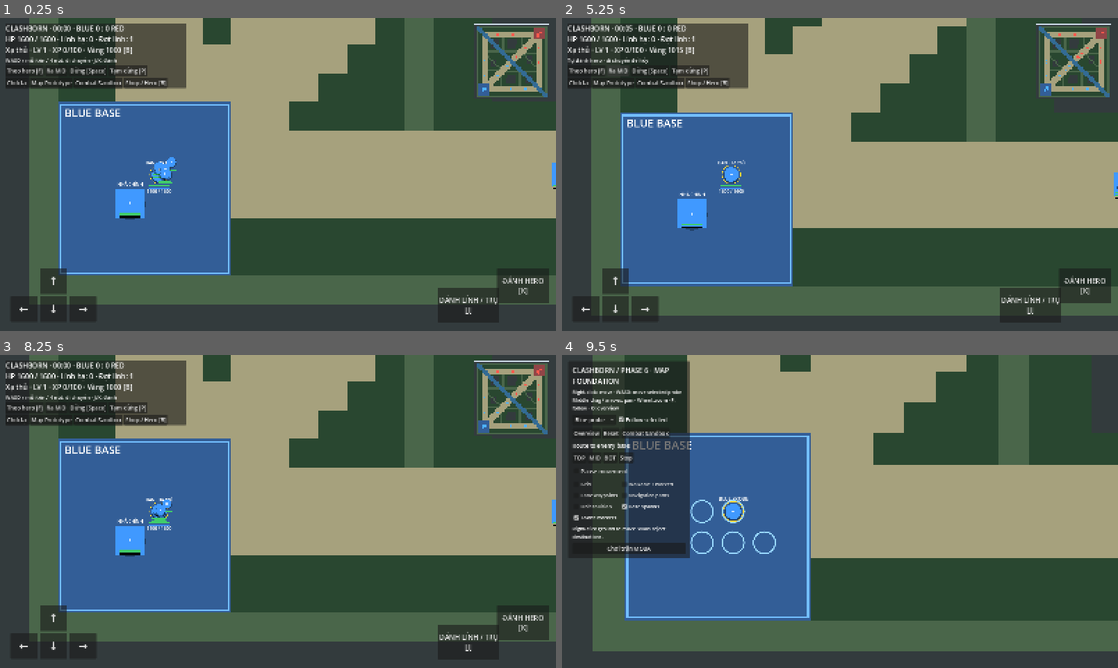
Above: before the commit, frames 1-4 (two rows, left to right).
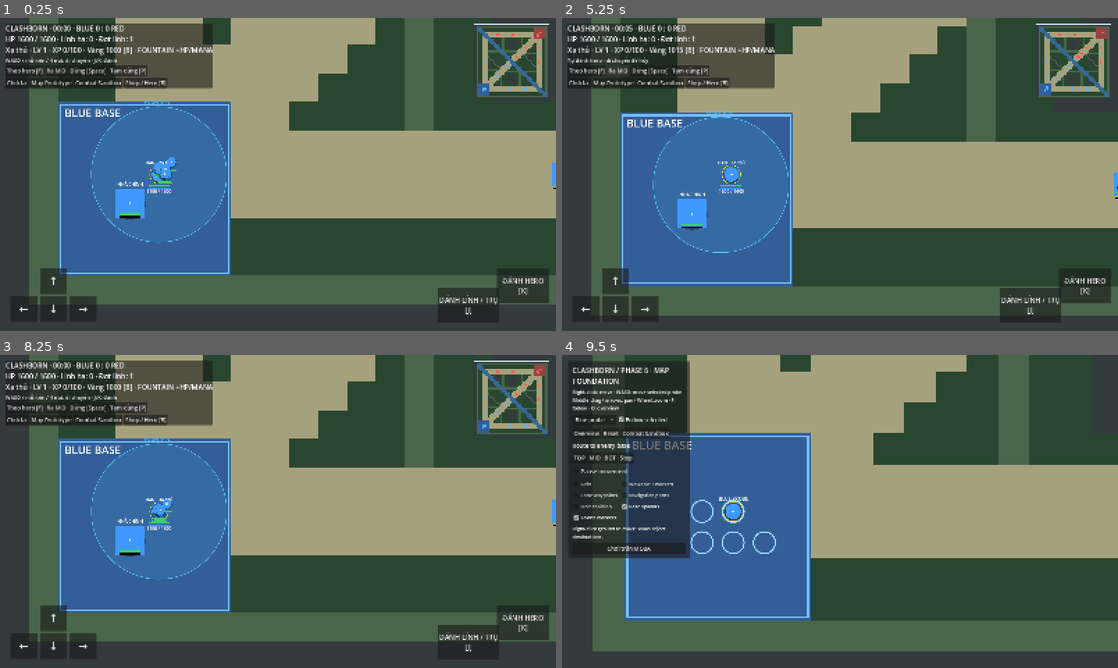
Above: after the commit, the same moments.

Repository: langhoangtien/clash-born
Game: Godot game, scene res://scenes/match/moba_match.tscn
Two runs of this game, one before a commit and one after it. Both use one fixed random seed, a clock stepped at 60 frames per second and the inputs below.
Inputs (mouse positions are in pixels of both pictures, inside the frame that each line leads up to):
- Up to frame 1 (0.25 s): no input
- Up to frame 2 (5.25 s): click "←" at 0.5 s; click "↓" at 1.25 s; click "→" at 2 s; click "ĐÁNH LÍNH / TRỤ [J]" at 2.75 s; click "ĐÁNH HERO [K]" at 3.5 s; click "Theo hero [F]" at 4.25 s; click "Ra MID" at 5 s
- Up to frame 3 (8.25 s): tap Enter at 5.75 s; drag from (511, 398) to (333, 442) at 5.77 s; click "Dừng [Space]" at 6.5 s; click "Tạm dừng [P]" at 7.25 s; click "Chơi lại" at 8 s
- Up to frame 4 (9.5 s): click "Map Prototype" at 8.75 s

The runs differ from the first frame. In frame 1, 1.3% of the frame differs, in the area x 16-41%, y 1-72%; in frame 2, 1.3%, in the area x 16-41%, y 1-76%; in frame 3, 1.3%; in frame 4, nothing differs.

Commit message:
Add fast allied fountain health and mana regeneration

Diff:
--- /dev/null
+++ b/scripts/match/fountain_view.gd
@@ -0,0 +1,11 @@
+extends Node2D
+var layout: MapLayout
+var settings: MatchSettings
+
+func _draw() -> void:
+	for team in range(2):
+		var center := layout.spawn_points(team)[0]
+		var color := Color(0.3, 0.75, 1) if team == 0 else Color(1, 0.4, 0.45)
+		draw_circle(center, settings.fountain_radius, Color(color, 0.12))
+		draw_arc(center, settings.fountain_radius, 0, TAU, 64, color, 3, true)
+		draw_string(ThemeDB.fallback_font, center + Vector2(-65, -settings.fountain_radius - 12), "FOUNTAIN", HORIZONTAL_ALIGNMENT_LEFT, -1, 22, color)
--- a/scripts/match/match_settings.gd
+++ b/scripts/match/match_settings.gd
@@ -21,6 +21,9 @@
 @export var tower_xp: int = 150
 @export var tower_gold: int = 250
 @export var sell_refund: float = 0.5
+@export var fountain_radius: float = 300.0
+@export var fountain_hp_fraction_per_second: float = 0.20
+@export var fountain_mana_fraction_per_second: float = 0.25
 @export var melee_creep: UnitStats
 @export var ranged_creep: UnitStats
 @export var tower: UnitStats
--- a/scripts/match/moba_match.gd
+++ b/scripts/match/moba_match.gd
@@ -60,6 +60,12 @@
 		var cell: Vector2 = layout.tower_cells[index]
 		var team := 0 if cell.y > cell.x else 1
 		_spawn("tower_%02d" % index, team, settings.tower, layout.cell_center(Vector2i(cell)), "tower")
+	var fountain_view := Node2D.new()
+	fountain_view.set_script(preload("res://scripts/match/fountain_view.gd"))
+	fountain_view.layout = layout
+	fountain_view.settings = settings
+	add_child(fountain_view)
+	move_child(fountain_view, 2) # Above terrain, below unit views.
 	var projectile_view := Node2D.new()
 	projectile_view.set_script(preload("res://scripts/ui/projectile_view.gd"))
 	projectile_view.combat = combat
@@ -148,6 +154,7 @@
 			var categories: Array = ["hero", "creep", "tower", "core"] if info.kind == "hero" else ["creep", "hero", "tower", "core"]
 			var target := _choose_target(info, categories, settings.aggro_range)
 			_drive_target(info, target, tick)
+	_heal_fountains()
 	var events := combat.step()
 	for event in events:
 		if event.kind == "damage" and entities.has(event.target_unit_id):
@@ -164,6 +171,18 @@
 		if not cores[team].runtime.alive:
 			_end_match(1 - team)
 			break
+
+func in_fountain(unit: UnitRuntimeState) -> bool:
+	return unit.alive and unit.position.distance_to(layout.spawn_points(unit.team_id)[0]) <= settings.fountain_radius
+
+func _heal_fountains() -> void:
+	for hero in progression.values():
+		var unit: UnitRuntimeState = hero.unit
+		if not in_fountain(unit): continue
+		var before := unit.current_hp
+		unit.current_hp = minf(unit.stats.max_hp, unit.current_hp + unit.stats.max_hp * settings.fountain_hp_fraction_per_second * SimulationClock.TICK_SECONDS)
+		unit.current_mana = minf(unit.stats.max_mana, unit.current_mana + unit.stats.max_mana * settings.fountain_mana_fraction_per_second * SimulationClock.TICK_SECONDS)
+		combat.metrics.by_unit[unit.unit_id].healing_received += unit.current_hp - before
 
 func _actors() -> Array[MapUnit]:
 	var result: Array[MapUnit] = []
@@ -391,6 +410,7 @@
 	hud.text = "CLASHBORN · %02d:%02d · BLUE %d : %d RED\nHP %.0f / %.0f · Lính hạ: %d · Đợt lính: %d" % [combat.tick_count / 1800, (combat.tick_count / 30) % 60, scores[0], scores[1], state.current_hp, state.stats.max_hp, creep_kills, wave_number]
 	var hero: HeroProgression = progression.player
 	hud.text += "\n%s · LV %d · XP %d/%d · Vàng %d [B]" % [hero.profile.display_name, hero.level, hero.experience, hero.required_xp(), hero.gold]
+	if in_fountain(state): hud.text += " · FOUNTAIN +HP/MANA"
 	if shop.visible: shop.refresh()
 	if not state.alive: message.text = "Hồi sinh sau %.1f giây" % respawn
 	elif paused: message.text = "TẠM DỪNG · nhấn P để tiếp tục"
--- /dev/null
+++ b/tests/test_fountain.gd
@@ -0,0 +1,95 @@
+extends SceneTree
+var checks := 0
+var failures := 0
+func _initialize() -> void: call_deferred("_run")
+func check(value: bool, label: String) -> void:
+	checks += 1
+	if not value: failures += 1; push_error(label)
+func place(actor: MapUnit, point: Vector2) -> void:
+	actor.position = point
+	actor.runtime.position = point
+func _run() -> void:
+	var main = load("res://scenes/match/moba_match.tscn").instantiate()
+	main.settings = main.settings.duplicate(true)
+	main.settings.maximum_live_creeps = 0
+	root.add_child(main)
+	await process_frame
+	main.set_physics_process(false)
+	main.clock.set_running(false)
+	for info in main.entities.values(): info.actor.paused = true
+	var player: UnitRuntimeState = main.player.runtime
+	var enemy: UnitRuntimeState = main.enemy_hero.runtime
+	var blue: Vector2 = main.layout.spawn_points(0)[0]
+	var red: Vector2 = main.layout.spawn_points(1)[0]
+	place(main.player, blue)
+	place(main.enemy_hero, red)
+	player.current_hp = 200
+	player.current_mana = 0
+	enemy.current_hp = 200
+	enemy.current_mana = 0
+	check(main.in_fountain(player) and main.in_fountain(enemy), "Both teams have allied spawn fountain")
+	for tick in range(30): main.clock.step()
+	check(is_equal_approx(player.current_hp, 524), "One second restores 20 percent max HP plus normal regen")
+	check(is_equal_approx(player.current_mana, 50), "One second restores 25 percent max mana")
+	check(is_equal_approx(enemy.current_hp, player.current_hp) and enemy.current_mana == player.current_mana, "Red fountain receives identical restoration")
+	for tick in range(150): main.clock.step()
+	check(player.current_hp == player.stats.max_hp and player.current_mana == player.stats.max_mana, "Fountain reaches full resources without overflow")
+	check(main.combat.metrics.by_unit.player.healing_received == 1400, "Healing metrics count actual capped recovery only")
+	place(main.player, blue + Vector2(main.settings.fountain_radius + 1, 0))
+	player.current_hp = 500
+	player.current_mana = 0
+	for tick in range(30): main.clock.step()
+	check(is_equal_approx(player.current_hp, 504) and player.current_mana == 0, "Leaving fountain immediately returns to ordinary regen")
+	place(main.player, red)
+	var before := player.current_hp
+	main._heal_fountains()
+	check(player.current_hp == before and not main.in_fountain(player), "Enemy fountain does not heal player")
+	place(main.player, blue + Vector2(main.settings.fountain_radius, 0))
+	check(main.in_fountain(player), "Fountain boundary uses inclusive hero-center radius")
+	place(main.player, blue)
+	player.alive = false
+	player.current_hp = 0
+	main._heal_fountains()
+	check(not player.alive and player.current_hp == 0, "Fountain cannot heal or revive a dead hero")
+	main._revive("player")
+	player.current_hp = 500
+	player.current_mana = 0
+	main.set_paused(true)
+	main.clock.advance(5)
+	check(player.current_hp == 500 and player.current_mana == 0, "Pause freezes fountain restoration")
+	main.set_paused(false)
+	main.clock.set_running(false)
+	main.settings.fountain_hp_fraction_per_second = 0.1
+	main.settings.fountain_mana_fraction_per_second = 0.1
+	main.progression.player.award(100, 1000)
+	main.buy_item(preload("res://data/equipment/vitality_stone.tres"))
+	before = player.current_hp
+	main._heal_fountains()
+	check(is_equal_approx(player.current_hp - before, player.stats.max_hp * 0.1 / 30), "Configurable healing scales with leveled/equipped maximum HP")
+	main.settings.fountain_hp_fraction_per_second = 0
+	before = player.current_hp
+	main._heal_fountains()
+	check(player.current_hp == before, "Zero rate disables extra HP restoration")
+	main.settings.fountain_hp_fraction_per_second = 0.2
+	main.settings.fountain_mana_fraction_per_second = 0.25
+	for speed in [0.5, 1.0, 2.0, 4.0]:
+		main.clock.reset()
+		main.clock.set_speed(speed)
+		player.current_hp = 200
+		player.current_mana = 0
+		main.clock.set_running(true)
+		main.clock.advance(1.0 / speed)
+		main.clock.set_running(false)
+		check(is_equal_approx(player.current_hp, 200 + player.stats.max_hp * 0.2 + player.stats.hp_regen) and is_equal_approx(player.current_mana, player.stats.max_mana * 0.25), "Same healing per simulation second at speed %.1f" % speed)
+	main._refresh_hud()
+	check("FOUNTAIN" in main.hud.text, "HUD shows fountain status")
+	if "--capture" in OS.get_cmdline_user_args() and DisplayServer.get_name() != "headless":
+		main.camera._process(0)
+		main.camera.force_update_scroll()
+		await process_frame
+		await RenderingServer.frame_post_draw
+		check(root.get_texture().get_image().save_png("res://.local/fountain-preview.png") == OK, "Fountain circle and status rendered")
+	main.queue_free()
+	await process_frame
+	print("Fountain: %d checks, %d failures" % [checks, failures])
+	quit(0 if failures == 0 else 1)
Not shown, added: scripts/match/fountain_view.gd.uid
Not shown, added: tests/test_fountain.gd.uid
Not shown, changed: DESIGN.md
Not shown, changed: README.md
Not shown, changed: docs/combat_formulas.md
